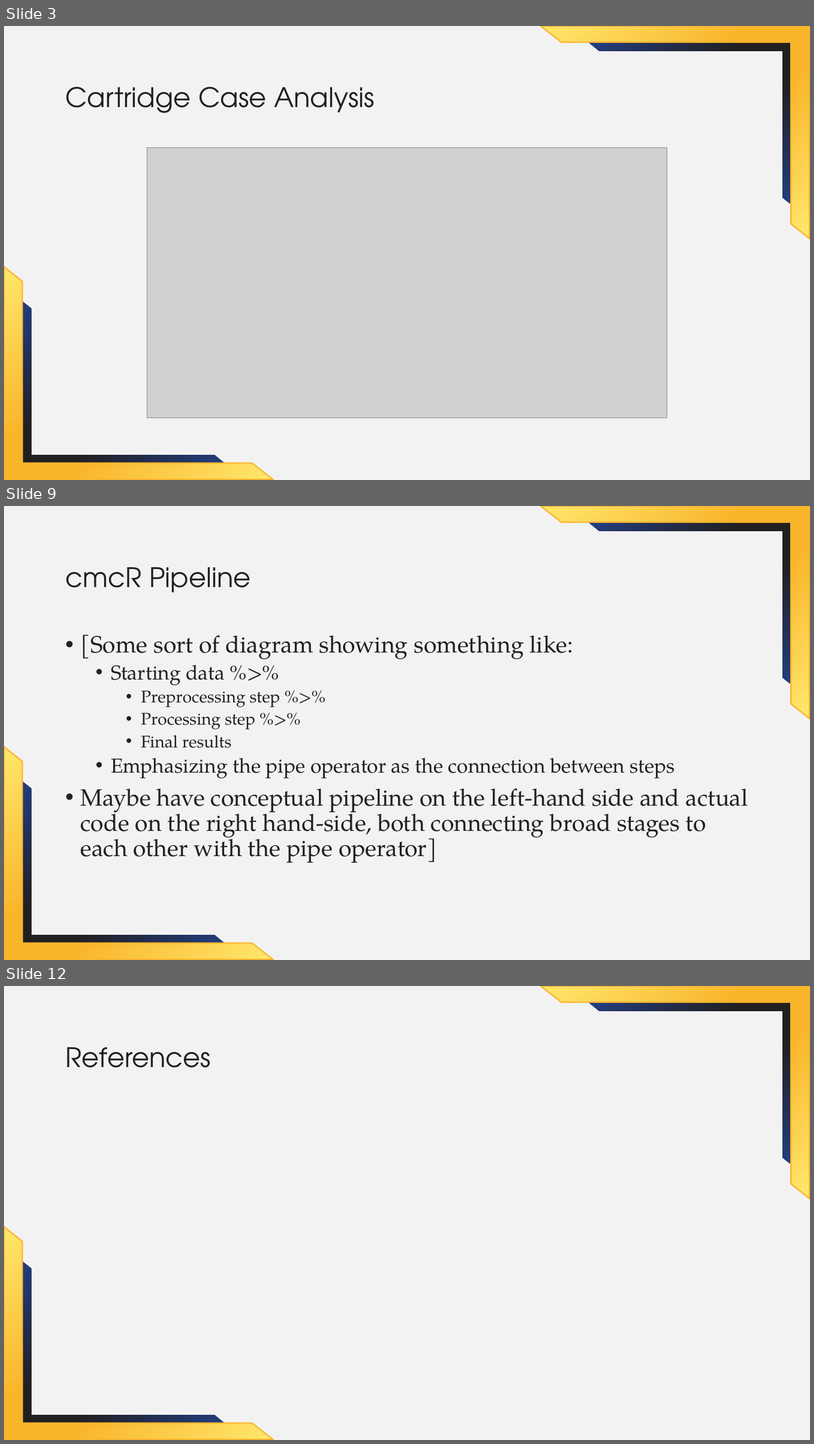
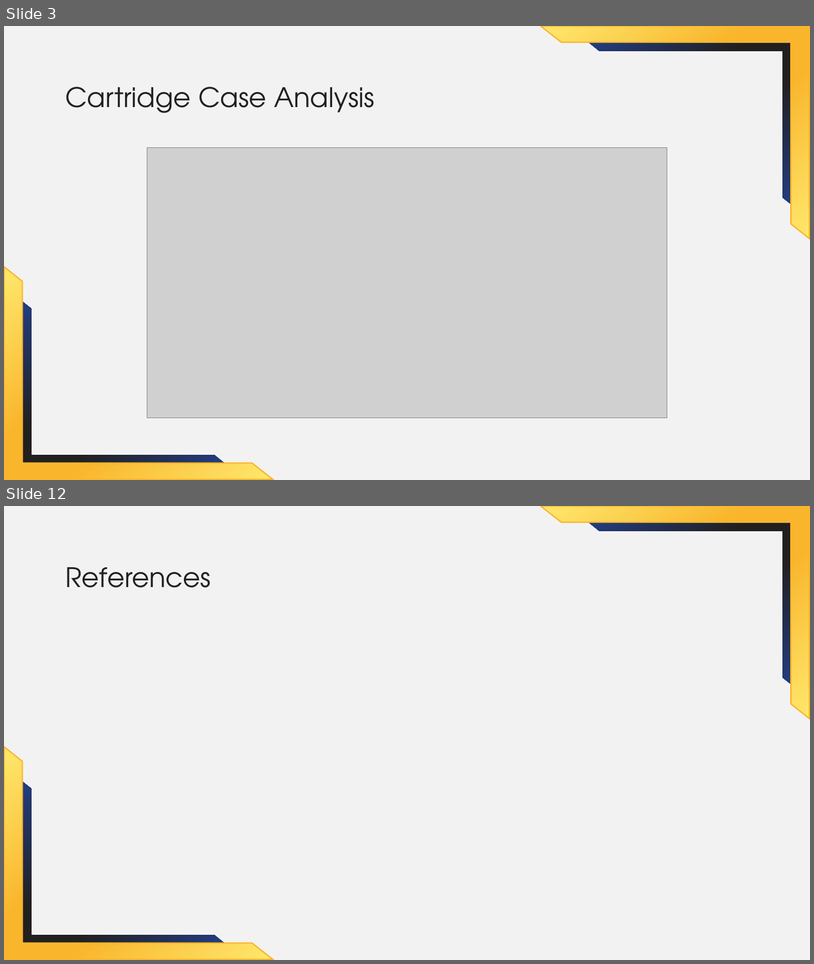
Before and after one commit to jzemmels/aafs22_slides, a slide deck: slides/AAFS 2022 Presenter PP Theme 1.pptx. Shown one above the other, each under a label of ours: slides 3, 9 and 12 before the commit, slides 3 and 12 after it; the slides between them are not shown. The pictures are 814x1444 and 814x964 pixels, drawn with LibreOffice and Linux fonts; fonts in the diff are those of the drawing; grey boxes stand for pictures; background and template pictures are left out. Boxes give left, top, right and bottom in pixels: in the first picture for what was removed or moved away, otherwise in the second. Text is boxed around its words. In the diff, an @@ line names an element or a change of style, - is before the commit and + after.

```diff
--- a/slides/AAFS 2022 Presenter PP Theme 1.pptx
+++ b/slides/AAFS 2022 Presenter PP Theme 1.pptx
@@ slide 9 removed at [4,506,810,960], background #F2F2F2; not listed: 4 template elements that a slide beside it also shows @@
@@ title removed at [65,567,251,592] @@
-cmcR Pipeline
@@ text removed at [81,634,748,862] @@
-• [Some sort of diagram showing something like:
-  • Starting data %>%
-    • Preprocessing step %>%
-    • Processing step %>%
-    • Final results
-  • Emphasizing the pipe operator as the connection between steps
-• Maybe have conceptual pipeline on the left-hand side and actual code on the right hand-side, both connecting broad stages to each other with the pipe operator]
```
Also in this commit, not shown: 6 slides changed, 2 slides added, 1 other slide removed.
